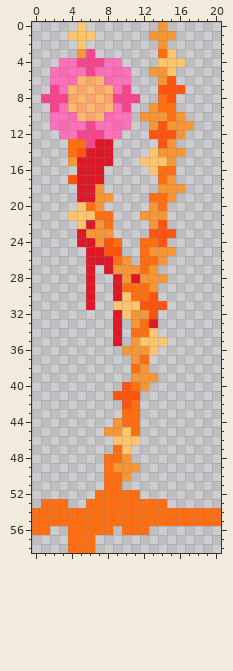
Pixel-art sprite, stored at sprites/misc/trees/orange/tree_13.png. That is the earlier state.
The file is 21x59 pixels.
The same view after the edit:
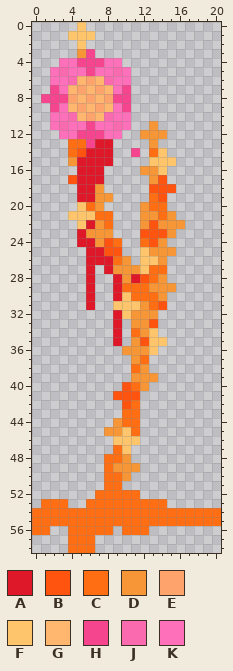
Palette (. is transparent): A #de1729  B #ff5310  C #ff6e12  D #f79636  E #ffa36c  F #ffc56c  G #ffb770  H #f5458f  J #fa6aae  K #ff70ba
Difference:
y 0: x 14 D -> .
y 1: x 13..15 DDD -> ...
y 2: x 14 D -> .
y 3: x 14..15 CF -> ..
y 4: x 14..16 FFF -> ...
y 5: x 13..15 DDF -> ...
y 6: x 14..15 DB -> ..
y 7: x 14..16 BBB -> ...
y 8: x 11 H -> .; x 14..15 CB -> ..
y 9: x 13..15 DCC -> ...
y 10: x 12..16 DDDCD -> .....
y 11: x 14..17 BDDD -> ....
y 12: x 12..16 .BBBD -> DDD..
y 13: x 13..15 .BD -> D..
y 14: x 11 . -> H; x 13..16 FDDD -> CF..
y 15: x 12 F -> .; x 15 D -> F
y 16: x 12..15 .FCC -> DDF.
y 17: x 13..15 .CD -> DB.
y 18: x 13..16 .DDD -> BBB.
y 19: x 14..15 CD -> B.
y 20: x 12..13 .D -> DC
y 21: x 14..15 D. -> CD
y 22: x 12..16 .DB.. -> DBDDD
y 23: x 12 . -> B; x 15 B -> D
y 24: x 13..14 CB -> BD
y 25: x 12 C -> F
y 26: x 12..13 CC -> FF
y 27: x 12..14 CD. -> FCC
y 28: x 12..13 DD -> BC
y 29: x 14..15 .. -> DD
y 30: x 13..14 B. -> CD
y 31: x 12..13 BB -> DC
y 32: x 13 B -> D
y 33: x 12..13 CA -> DB
y 34: x 12 C -> D
y 35: x 12 F -> B
